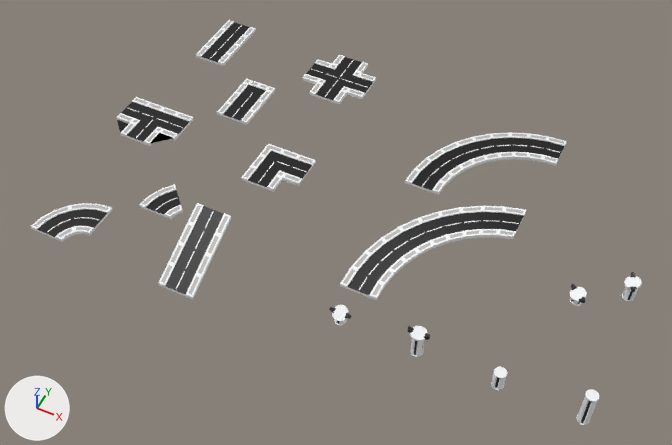
One commit to the Blender file assets/roads.blend: the scene before it, then after it.
Rendered twice from a camera (50 mm lens) standing at (78.2, -158.6, 182.9) and looking at (3.9, -10.1, -2.7). Every picture has the same lights, and +X, +Y and +Z are marked at lower left.

Before the edit, the objects in view are built like this:
```python
ob_bridgepillar_placeable_0 = bpy.data.objects.new('BridgePillar_Placeable_0', me_bridgepillar_placeable_0)
ob_bridgepillar_placeable_0.location = (80.0, -40.0, 5.0)
ob_bridgepillarend_2x2_placeable_0 = bpy.data.objects.new('BridgePillarEnd_2x2_Placeable_0', me_bridgepillarend_2x2_placeable_0)
ob_bridgepillarend_2x2_placeable_0.location = (74.5, -5.5, 3.0)
ob_bridgepillarend_placeable_0 = bpy.data.objects.new('BridgePillarEnd_Placeable_0', me_bridgepillarend_placeable_0)
ob_bridgepillarend_placeable_0.location = (40.0, -40.0, 5.3)
ob_bridgepillarsmall_placeable_0 = bpy.data.objects.new('BridgePillarSmall_Placeable_0', me_bridgepillarsmall_placeable_0)
ob_bridgepillarsmall_placeable_0.location = (60.0, -40.0, 2.5)
ob_bridgepillarup_placeable_0 = bpy.data.objects.new('BridgePillarUp_Placeable_0', me_bridgepillarup_placeable_0)
ob_bridgepillarup_placeable_0.location = (20.0, -39.8, 2.0)
ob_road45_placeable_0 = bpy.data.objects.new('Road45_Placeable_0', me_road45_placeable_0)
ob_road45_placeable_0.location = (-38.8, -26.3, -0.2)
ob_road90_2x2up_placeable_0 = bpy.data.objects.new('Road90_2x2Up_Placeable_0', me_road90_2x2up_placeable_0)
ob_road90_2x2up_placeable_0.location = (31.2, -11.0, 4.8)
ob_roadforwardup_placeable_0 = bpy.data.objects.new('RoadForwardUp_Placeable_0', me_roadforwardup_placeable_0)
ob_roadforwardup_placeable_0.location = (-20.5, -40.0, 4.9)
ob_roadt_placeable_0 = bpy.data.objects.new('RoadT_Placeable_0', me_roadt_placeable_0)
ob_roadt_placeable_0.location = (-60.0, 0.0, 1.0)
# also in view: 'RoadEnd_Placeable_0' at (-40.0, 18.5, 0.7); 'RoadX_Placeable_0' at (-20.0, 40.0, 0.7); 'Road90_Placeable_0' at (-57.5, -42.5, 0.7); 'RoadForward_Placeable_0' at (-60.0, 40.0, 0.7); 'RoadAngle_Placeable_0' at (-17.5, -2.5, 0.7)
```
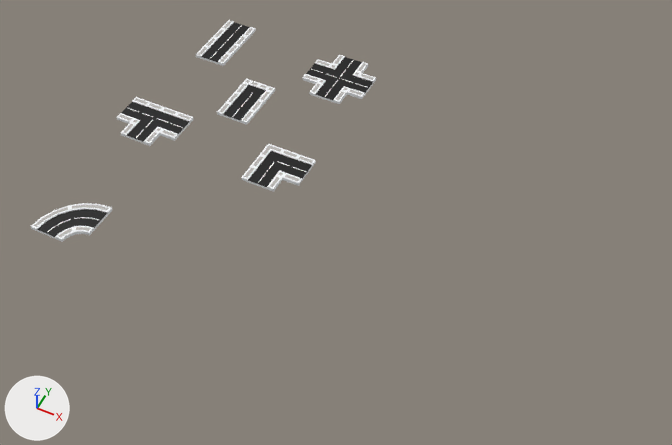
What changed in the scene script:
```text
Change me_roadt_placeable_0:
    used by ob_roadt_placeable_0; location = (-60.0, 0.0, 1.0)
    remove me_roadt_placeable_0.from_pydata(...)  # 567 vertices, 399 faces; spans x -10.0..10.0, y -10.0..5.0, z -0.8..0.2
    add me_roadt_placeable_0.from_pydata(...)  # 560 vertices, 395 faces; spans x -10.0..10.0, y -10.0..5.0, z -0.8..0.2
    me_roadt_placeable_0 part 1
    8 vertices are removed from x -10.0..10.0, y -10.0..-5.0, z -0.8..0.2
    32 faces are deleted
    1 vertex is added at (5.6, -5.6, 0.2)
    28 new faces join them
Remove ob_bridgepillar_placeable_0:
    ob_bridgepillar_placeable_0 = bpy.data.objects.new('BridgePillar_Placeable_0', me_bridgepillar_placeable_0)
    ob_bridgepillar_placeable_0.location = (80.0, -40.0, 5.0)
Remove ob_bridgepillarend_placeable_0:
    ob_bridgepillarend_placeable_0 = bpy.data.objects.new('BridgePillarEnd_Placeable_0', me_bridgepillarend_placeable_0)
    ob_bridgepillarend_placeable_0.location = (40.0, -40.0, 5.3)
Remove ob_bridgepillarend_2x2_placeable_0:
    ob_bridgepillarend_2x2_placeable_0 = bpy.data.objects.new('BridgePillarEnd_2x2_Placeable_0', me_bridgepillarend_2x2_placeable_0)
    ob_bridgepillarend_2x2_placeable_0.location = (74.5, -5.5, 3.0)
Remove ob_bridgepillarsmall_placeable_0:
    ob_bridgepillarsmall_placeable_0 = bpy.data.objects.new('BridgePillarSmall_Placeable_0', me_bridgepillarsmall_placeable_0)
    ob_bridgepillarsmall_placeable_0.location = (60.0, -40.0, 2.5)
Remove ob_bridgepillarup_placeable_0:
    ob_bridgepillarup_placeable_0 = bpy.data.objects.new('BridgePillarUp_Placeable_0', me_bridgepillarup_placeable_0)
    ob_bridgepillarup_placeable_0.location = (20.0, -39.8, 2.0)
Remove ob_road45_placeable_0:
    ob_road45_placeable_0 = bpy.data.objects.new('Road45_Placeable_0', me_road45_placeable_0)
    ob_road45_placeable_0.location = (-38.8, -26.3, -0.2)
Remove ob_road90_2x2up_placeable_0:
    ob_road90_2x2up_placeable_0 = bpy.data.objects.new('Road90_2x2Up_Placeable_0', me_road90_2x2up_placeable_0)
    ob_road90_2x2up_placeable_0.location = (31.2, -11.0, 4.8)
Remove ob_roadforwardup_placeable_0:
    ob_roadforwardup_placeable_0 = bpy.data.objects.new('RoadForwardUp_Placeable_0', me_roadforwardup_placeable_0)
    ob_roadforwardup_placeable_0.location = (-20.5, -40.0, 4.9)
Remove ob_road90_2x2_placeable_0:
    ob_road90_2x2_placeable_0 = bpy.data.objects.new('Road90_2x2_Placeable_0', me_road90_2x2_placeable_0)
    ob_road90_2x2_placeable_0.location = (30.6, 28.2, -0.2)
```

Changed parts and their boxes (x1, y1, x2, y2) in the pictures (672 x 445 px; the box of a moved part takes in the faces that stretch with it):
'Road90_2x2Up_Placeable_0', deleted
    before: (340, 206, 527, 300)
'Road90_2x2_Placeable_0', deleted
    before: (405, 132, 567, 195)
'RoadForwardUp_Placeable_0', deleted
    before: (158, 203, 231, 299)
'Road45_Placeable_0', deleted
    before: (139, 184, 183, 219)
'BridgePillarEnd_2x2_Placeable_0', deleted
    before: (570, 272, 642, 306)
'BridgePillar_Placeable_0', deleted
    before: (576, 389, 599, 425)
'BridgePillarEnd_Placeable_0', deleted
    before: (408, 326, 430, 357)
'BridgePillarUp_Placeable_0', deleted
    before: (329, 305, 351, 325)
'BridgePillarSmall_Placeable_0', deleted
    before: (491, 367, 507, 390)
part 1 of me_roadt_placeable_0, moved or reshaped
    both: (117, 118, 178, 143)
